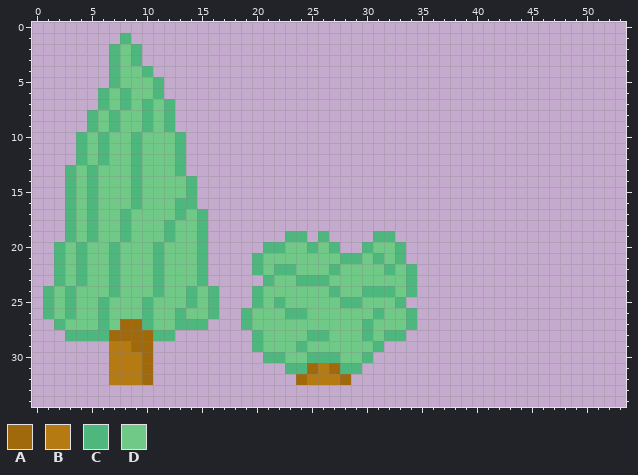
Two versions of one pixel-art sprite, Tom's First Game/Assets/Visuals/Spritesheets/Tree.png. That is the earlier state.
The file is 64x64 pixels. Shown: x 0..53, y 0..34.
Palette (. is transparent): A #a0690b  B #b67a13  C #4db77e  D #71c987
Pixels before, first column x 1:
 1 .......C..........................
 2 ......CDC.........................
 3 ......CDC.........................
 4 ......CDDC........................
 5 ......CDDDC.......................
 6 .....CDCDDC.......................
 7 .....CDCDCDC......................
 8 ....CDCDDCDC......................
 9 ....CDCDDCDC......................
10 ...CDCDDCDDDC.....................
11 ...CDCDDCDDDC.....................
12 ...CDCDDCDDDC.....................
13 ..CDCDDDCDDDC.....................
14 ..CDCDDDCDDDDC....................
15 ..CDCDDDCDDDDC....................
16 ..CDCDDDCDDDCC....................
17 ..CDCDDCDDDDCDC...................
18 ..CDCDDCDDDCDDC...................
19 ..CDCDDCDDDCDDC.......CC.C....CC..
20 .CDCDDCDDDCDDDC.....CCDDCDC..CDDC.
21 .CDCDDCDDDCDDDC....CDDDDDDDCCDCDC.
22 .CDCDDCDDDCDDDC....CDCCDDDCDDDDCDC
23 .CDCDDCDDDCDDDC.....CDDCCCDDDDDDDC
24 CDCDDDCDDDCDDCDC...CDDDDDDCDDCCCDC
25 CDCDDCDDDCDDDCDC...CDCDDDDDCCDDDC.
26 CDCDDCDDDCDDCDDC..CDDDCCDDDDDDCDDC
27 .CDDDCDAACDDCCC...CDDDDDDDDDDCDDDC
28 ..CCCCAAAACC.......CDDDDCCDDDCDCC.
29 ......BBAA.........CDDDCDDDDDDC...
30 ......BBBA..........CCDDCCCDDC....
31 ......BBBA............CCABACC.....
32 ......BBBA.............ABBBA......
And afterwards:
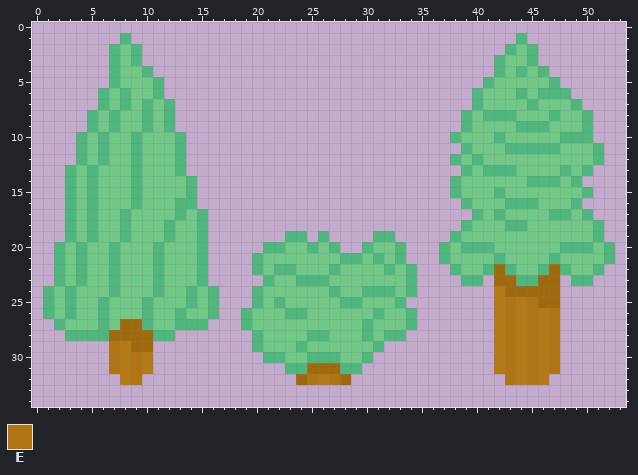
Colours new in this view: E #b07413
The commit says: New Tree/ Expand Level
The exact change:
{"y":1,"x":44,"old":".","new":"C"}
{"y":2,"x":43,"old":"...","new":"CDC"}
{"y":3,"x":42,"old":"....","new":"CDDC"}
{"y":4,"x":42,"old":".....","new":"CDCDC"}
{"y":5,"x":41,"old":".......","new":"CDDDDDC"}
{"y":6,"x":40,"old":".........","new":"CDDDCDCCC"}
{"y":7,"x":40,"old":"..........","new":"CDDDDCDDDC"}
{"y":8,"x":39,"old":"............","new":"CDCCCDDDCDDC"}
{"y":9,"x":39,"old":"............","new":"CDDDDCCCDDDC"}
{"y":10,"x":38,"old":".............","new":"CDDDCDDDDDCCC"}
{"y":11,"x":39,"old":".............","new":"CDDDCCCCCDDDC"}
{"y":12,"x":38,"old":"..............","new":"CDCDDDDDDDDDDC"}
{"y":13,"x":39,"old":"............","new":"CDCCCDDDDCDC"}
{"y":14,"x":38,"old":"............","new":"CDDDDDDCCCDC"}
{"y":15,"x":38,"old":".............","new":"CDDDCDDDDDDDC"}
{"y":16,"x":39,"old":"...........","new":"CDDDCCCDDDC"}
{"y":17,"x":40,"old":"...........","new":"CDCDDDDCCDC"}
{"y":18,"x":39,"old":".............","new":"CDDDCCDDDDDDC"}
{"y":19,"x":38,"old":"..............","new":"CDDDDDDDDDDDDC"}
{"y":20,"x":37,"old":"................","new":"CDCCCDDDDDDCCCDC"}
{"y":21,"x":37,"old":"................","new":"CDDDDCDDDDCDDDDC"}
{"y":22,"x":38,"old":"..............","new":"CDDCACDDCACDDC"}
{"y":23,"x":39,"old":"..","new":"CC"}
{"y":23,"x":42,"old":"......","new":"AACCAA"}
{"y":23,"x":49,"old":"..","new":"CC"}
{"y":24,"x":42,"old":"......","new":"BAAAAA"}
{"y":25,"x":42,"old":"......","new":"BEBEAA"}
{"y":26,"x":42,"old":"......","new":"BEBEBE"}
{"y":27,"x":42,"old":"......","new":"BEBEBE"}
{"y":28,"x":42,"old":"......","new":"BEBEBE"}
{"y":29,"x":7,"old":"B","new":"E"}
{"y":29,"x":42,"old":"......","new":"BEBEBE"}
{"y":30,"x":7,"old":"B","new":"E"}
{"y":30,"x":9,"old":"BA","new":"EB"}
{"y":30,"x":42,"old":"......","new":"BEBEBE"}
{"y":31,"x":7,"old":"B","new":"E"}
{"y":31,"x":9,"old":"BA","new":"EB"}
{"y":31,"x":26,"old":"B","new":"A"}
{"y":31,"x":42,"old":"......","new":"BEBEBE"}
{"y":32,"x":7,"old":"B","new":"."}
{"y":32,"x":9,"old":"BA","new":"E."}
{"y":32,"x":25,"old":"B","new":"E"}
{"y":32,"x":27,"old":"B","new":"E"}
{"y":32,"x":43,"old":"....","new":"EBEB"}
{"label":"added","picture_box":[439,33,615,385]}
{"label":"changed","picture_box":[109,341,153,385]}
{"label":"changed","picture_box":[307,363,340,385]}
